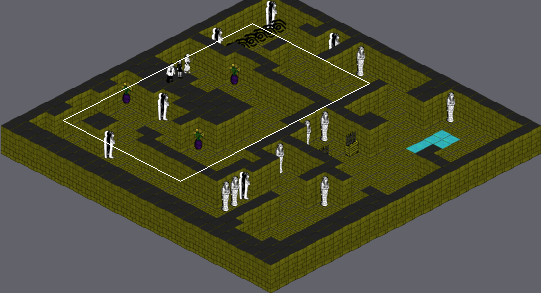
A Tiled map gets an edit: data/egypt01.tmx. The first picture is a wide view before the edit; the outline marks the close-up.
Close-up. Earlier state:
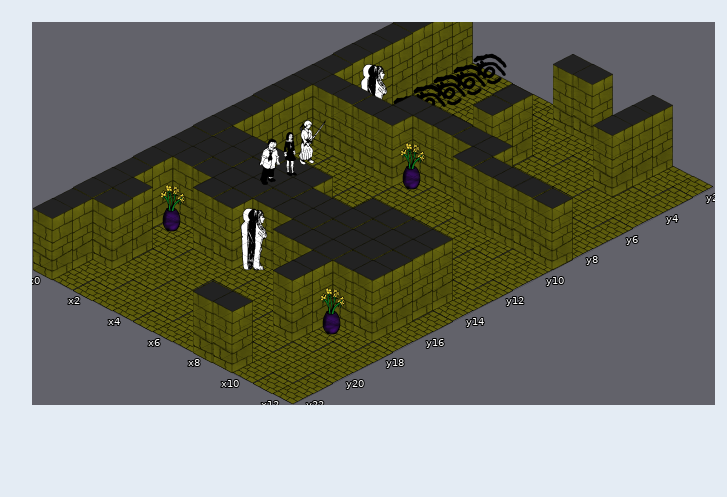
Cells are 250x129 px. Isometric: x runs down to the right, y down to the left. Shown: x 0..12, y 2..22. The commit also changed other parts of the map, which this record leaves out.
Now the later version:
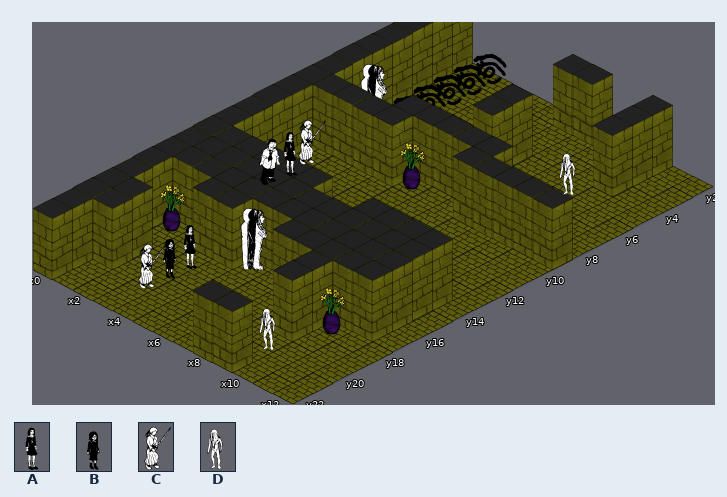
Key: from "actors_tiles": A 0, B 1, C 2, D 9.
_ is an empty cell, . an unchanged one.
Change:
--- layer "actors_layer"
@@ x 9..9 @@
- 5 _
+ 5 D
@@ x 3..9 @@
-18 _......
-19 _......
-20 _....._
+18 A......
+19 B......
+20 C.....D
Pixel boxes of the changes (left, top, right, bottom) in both close-ups:
added: (559, 153, 576, 196)
added: (138, 225, 197, 289)
added: (259, 308, 276, 351)
